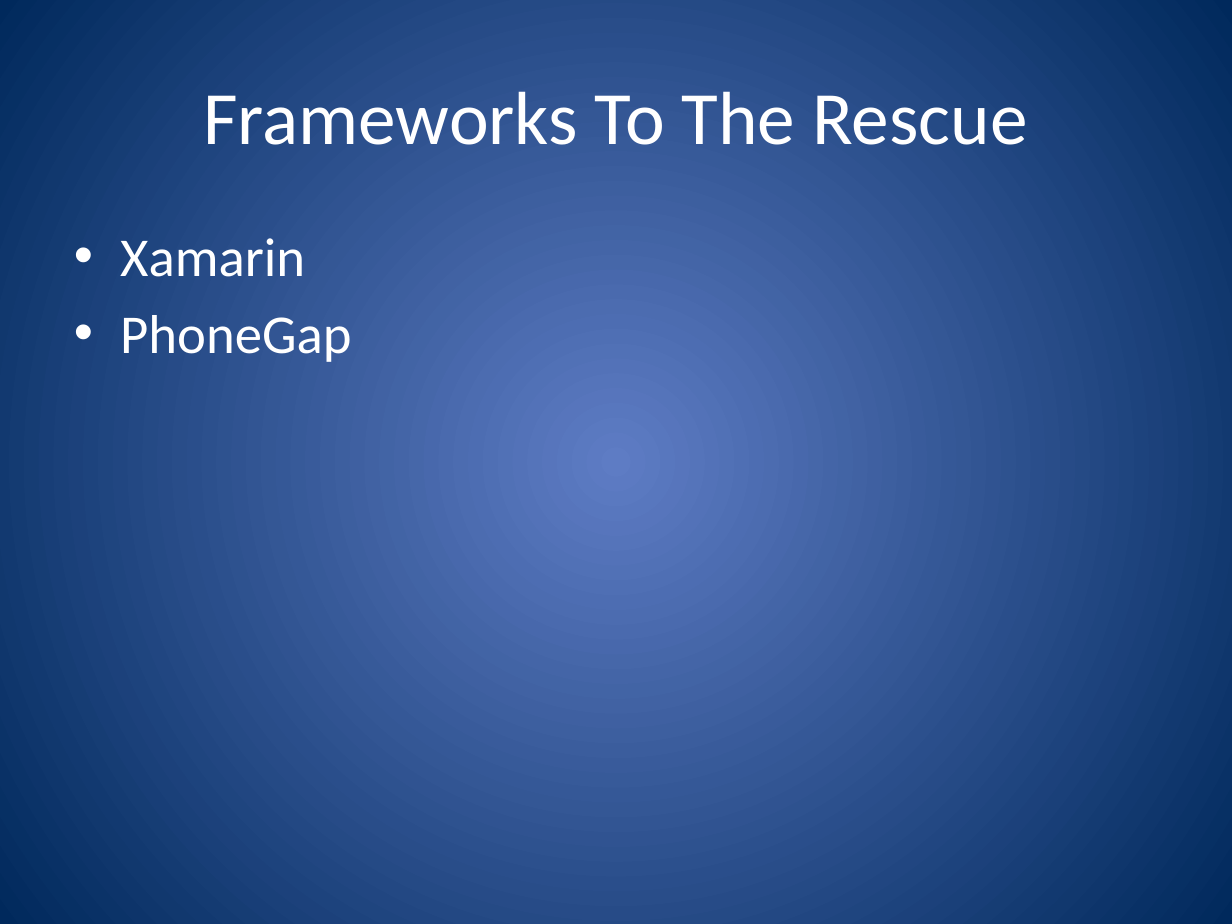
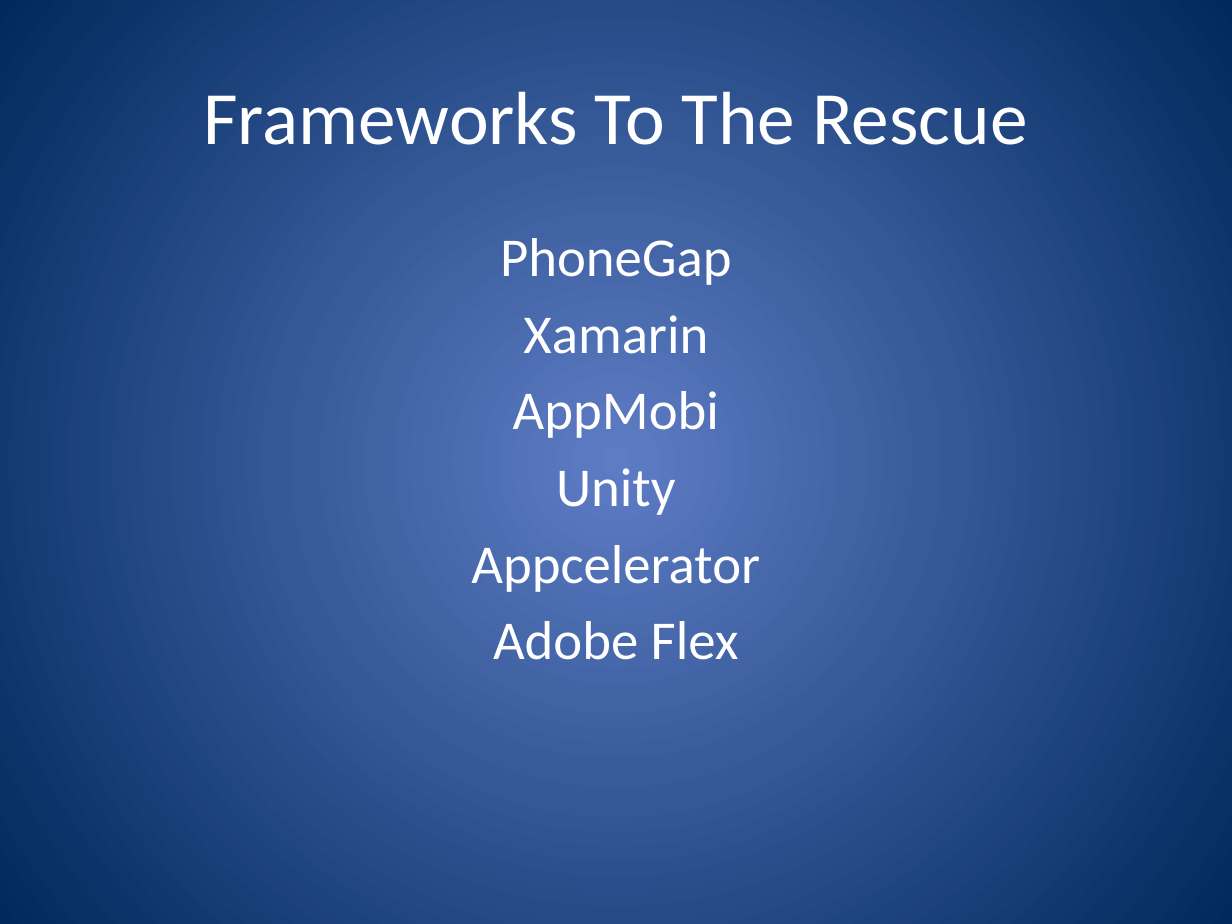
Before and after one commit to jerrelblankenship/Presentations, a slide deck: slide 4 of JointSpeakerTalks/PhoneGapXamarin/M3Conf2013/PhoneGap and Xamarin.pptx. Drawn at 1232x924 pixels with LibreOffice and Linux fonts; fonts in the diff are those of the drawing. Boxes give left, top, right and bottom in pixels: in the first picture for what was removed or moved away, otherwise in the second. Text is boxed around its words. In the diff, an @@ line names an element or a change of style, - is before the commit and + after.

```diff
--- a/JointSpeakerTalks/PhoneGapXamarin/M3Conf2013/PhoneGap and Xamarin.pptx
+++ b/JointSpeakerTalks/PhoneGapXamarin/M3Conf2013/PhoneGap and Xamarin.pptx
@@ text at [500,238,731,285]: paragraph added @@
+PhoneGap
@@ text at [523,315,708,354]: alignment left to centre; bullet • to none @@
@@ text at [471,391,760,660]: text changed @@
-• PhoneGap
+AppMobi
+Unity
+Appcelerator
+Adobe Flex
```
Also in this commit, not shown: 2 other slides changed.
